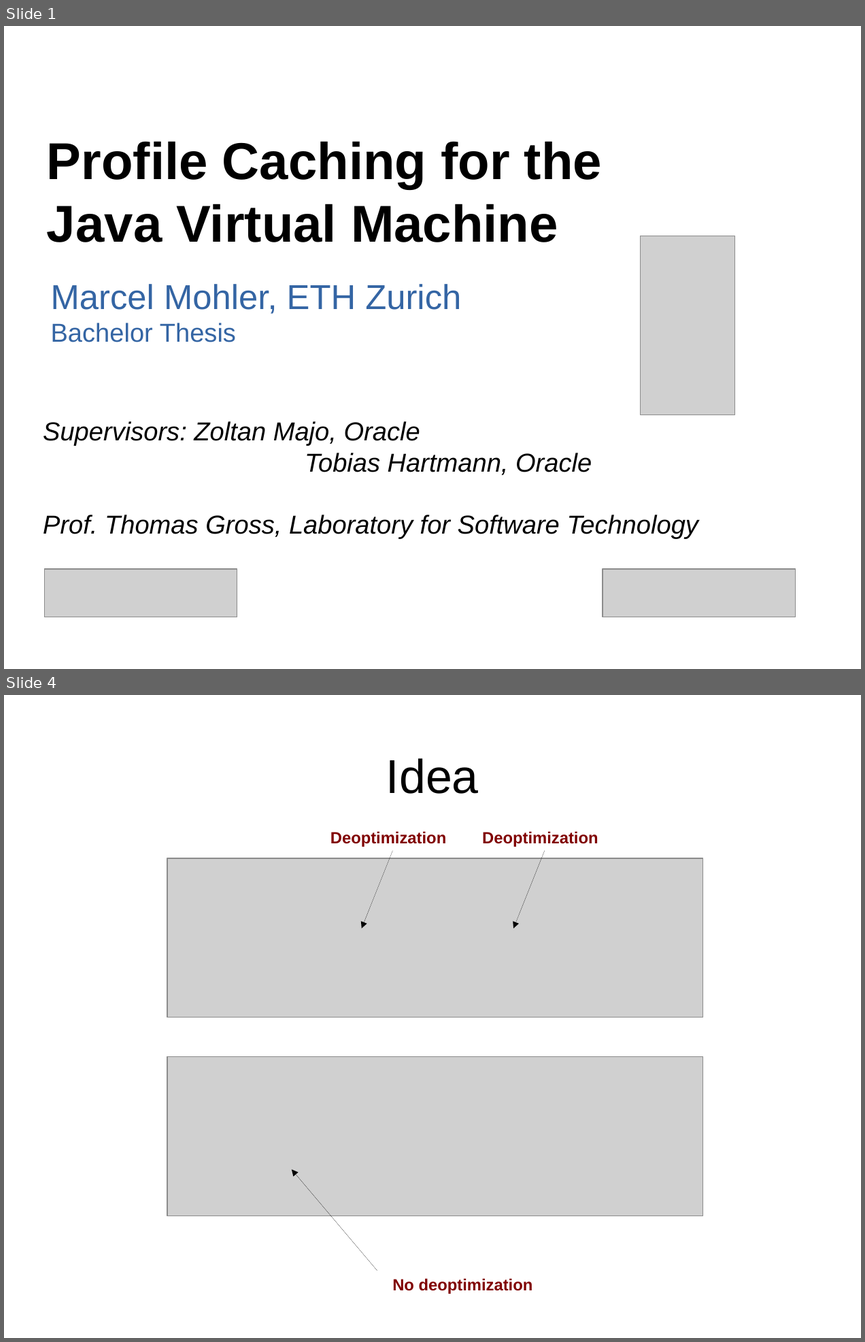
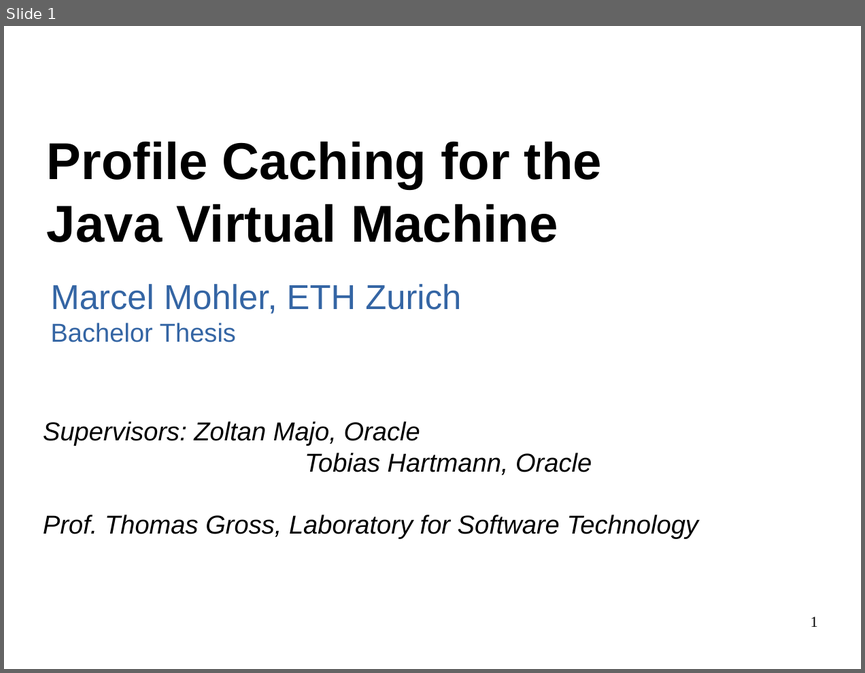
Before and after one commit to mohlerm/hotspot, a slide deck: presentation/profile_caching_mohlerm_presentation.odp. Shown one above the other, each under a label of ours: slides 1 and 4 before the commit, slide 1 after it; the slides between them are not shown. The pictures are 865x1342 and 865x673 pixels, drawn with LibreOffice and Linux fonts; fonts in the diff are those of the drawing; grey boxes stand for pictures. Boxes give left, top, right and bottom in pixels: in the first picture for what was removed or moved away, otherwise in the second. Text is boxed around its words. In the diff, an @@ line names an element or a change of style, - is before the commit and + after.

```diff
--- a/presentation/profile_caching_mohlerm_presentation.odp
+++ b/presentation/profile_caching_mohlerm_presentation.odp
@@ slide 4 removed at [4, 695, 861, 1338], background #FFFFFF @@
@@ title removed at [386, 758, 479, 794] @@
-Idea
@@ text removed at [330, 831, 446, 847] @@
-Deoptimization
@@ text removed at [482, 831, 598, 847] @@
-Deoptimization
@@ arrow removed from (393, 851) to (362, 928) @@
@@ arrow removed from (545, 851) to (513, 928) @@
@@ picture removed at [167, 858, 703, 1018] @@
@@ picture removed at [167, 1057, 703, 1216] @@
@@ arrow removed from (377, 1270) to (292, 1169) @@
@@ text removed at [392, 1278, 533, 1293] @@
-No deoptimization
@@ slide 1 changed as well @@
@@ picture removed at [640, 236, 735, 415] @@
@@ picture removed at [44, 569, 237, 617] @@
@@ picture removed at [602, 569, 796, 617] @@
@@ page number added at [810, 616, 818, 626], 14 pt, text #000000 @@
+1
```
Also in this commit, not shown: 9 other slides changed, 12 slides added, 6 other slides removed, 37 other files.
